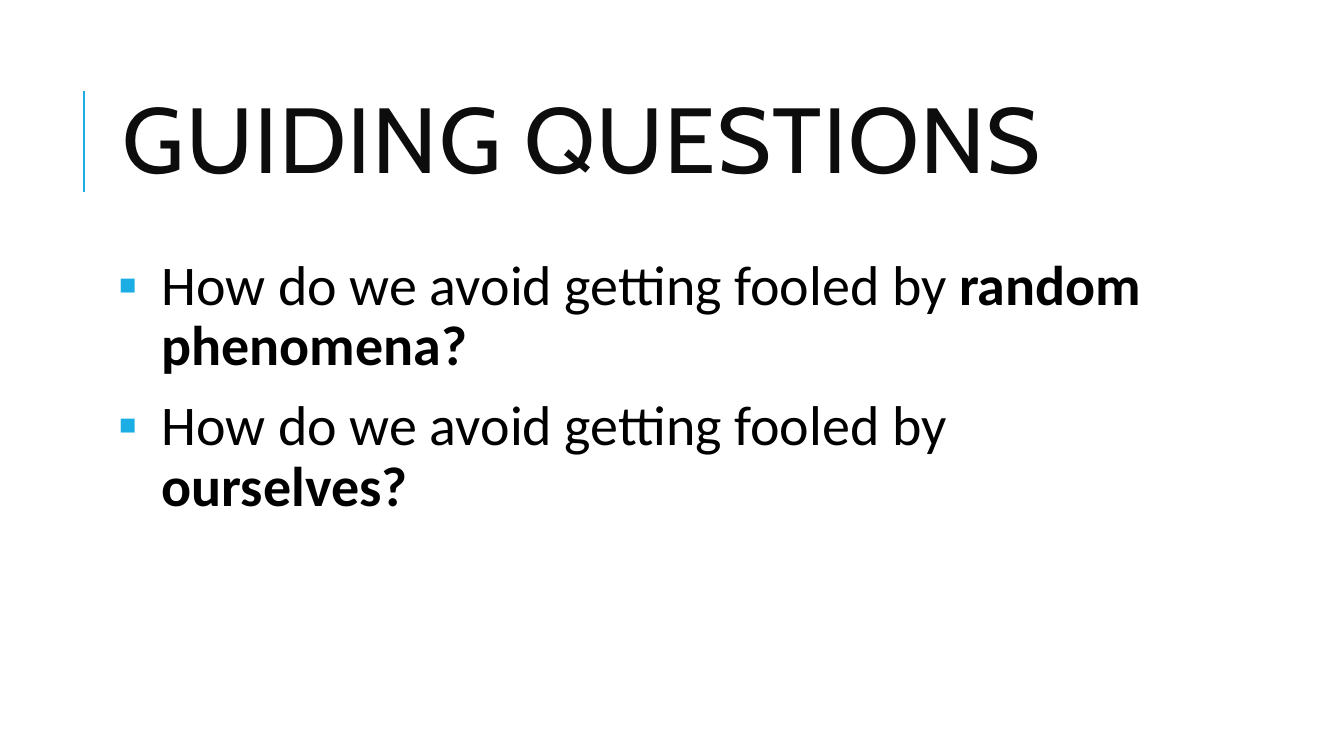
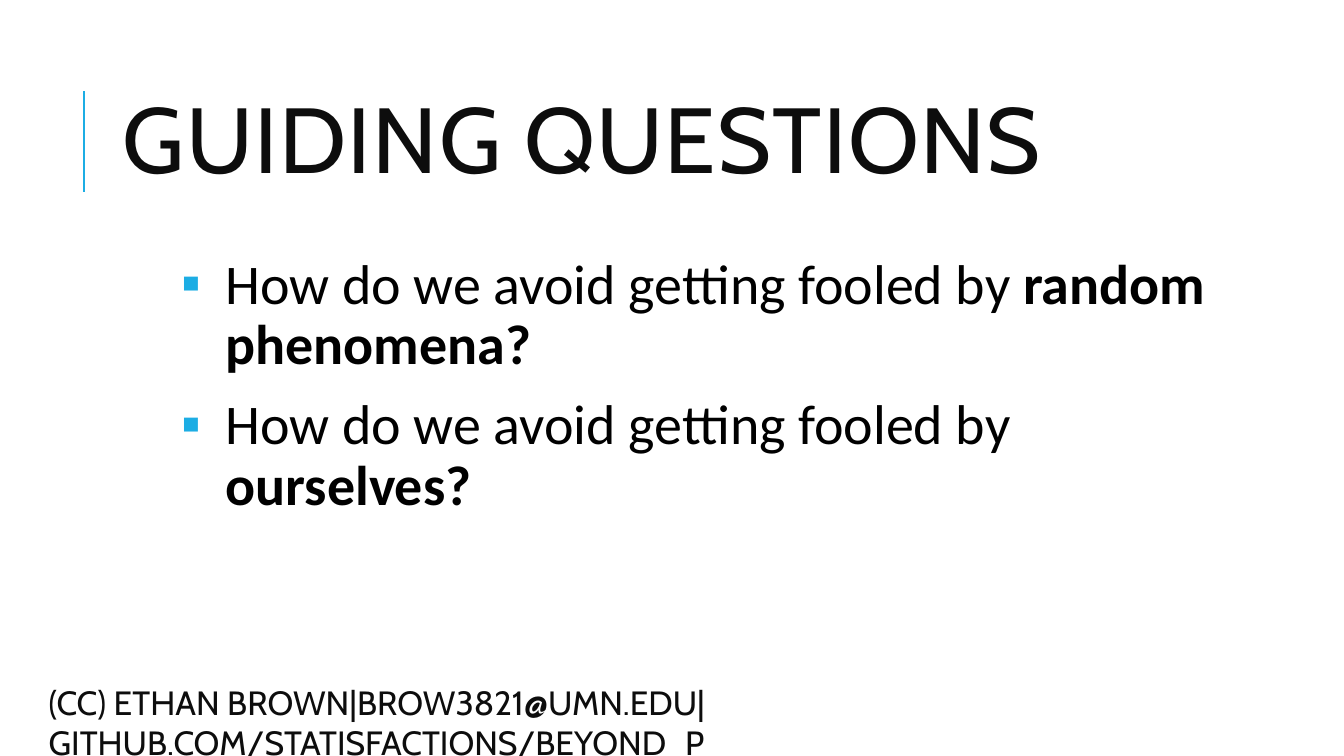
Before and after one commit to statisfactions/beyond_p, a slide deck: slide 2 of Beyond the P-Value.pptx (slide 3 before the commit). Drawn at 1344x756 pixels with LibreOffice and Linux fonts; fonts in the diff are those of the drawing. Boxes give left, top, right and bottom in pixels: in the first picture for what was removed or moved away, otherwise in the second. Text is boxed around its words. In the diff, an @@ line names an element or a change of style, - is before the commit and + after.

```diff
--- a/Beyond the P-Value.pptx
+++ b/Beyond the P-Value.pptx
@@ text "How do we avoid getting ...": place and size @@
-text "How do we avoid getting ..." at [162,265,1141,507]
+text "How do we avoid getting ..." at [226,264,1205,506]
@@ text added at [49,689,705,756], 24 pt, text #0D0D0D @@
+(CC) ETHAN BROWN|BROW3821@UMN.EDU|GITHUB.COM/STATISFACTIONS/BEYOND_P
```
Also in this commit, not shown: 11 other slides changed, 16 slides added, 2 slides removed, 7 other files.
